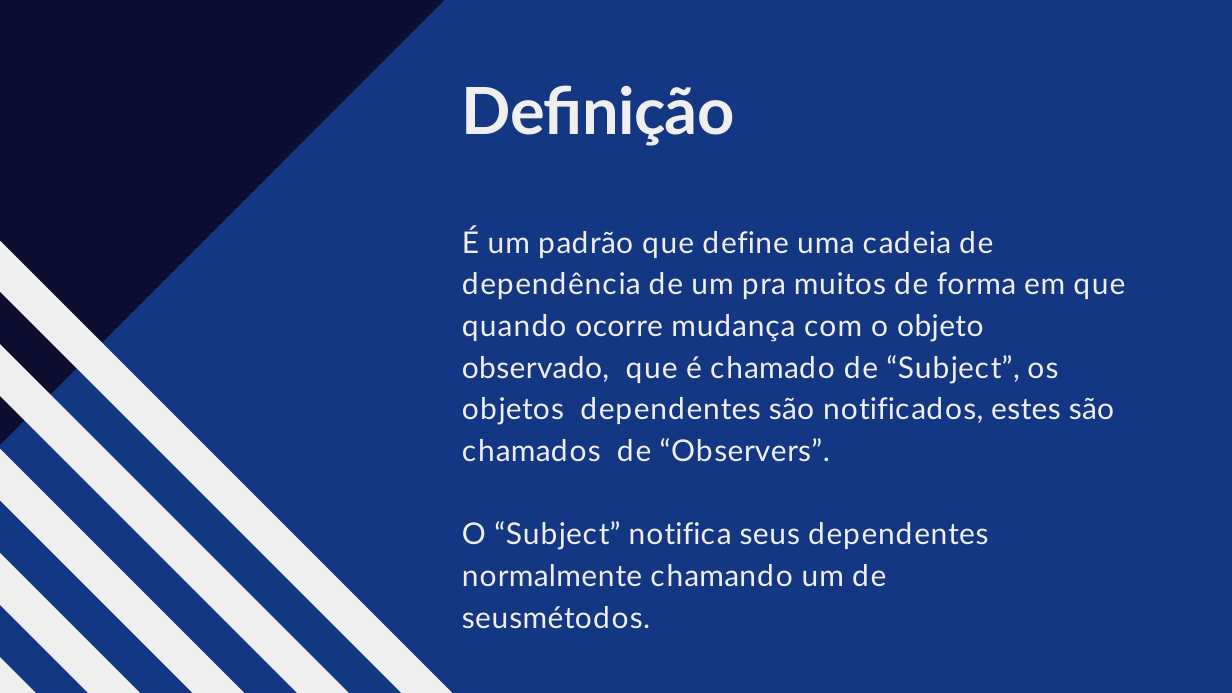
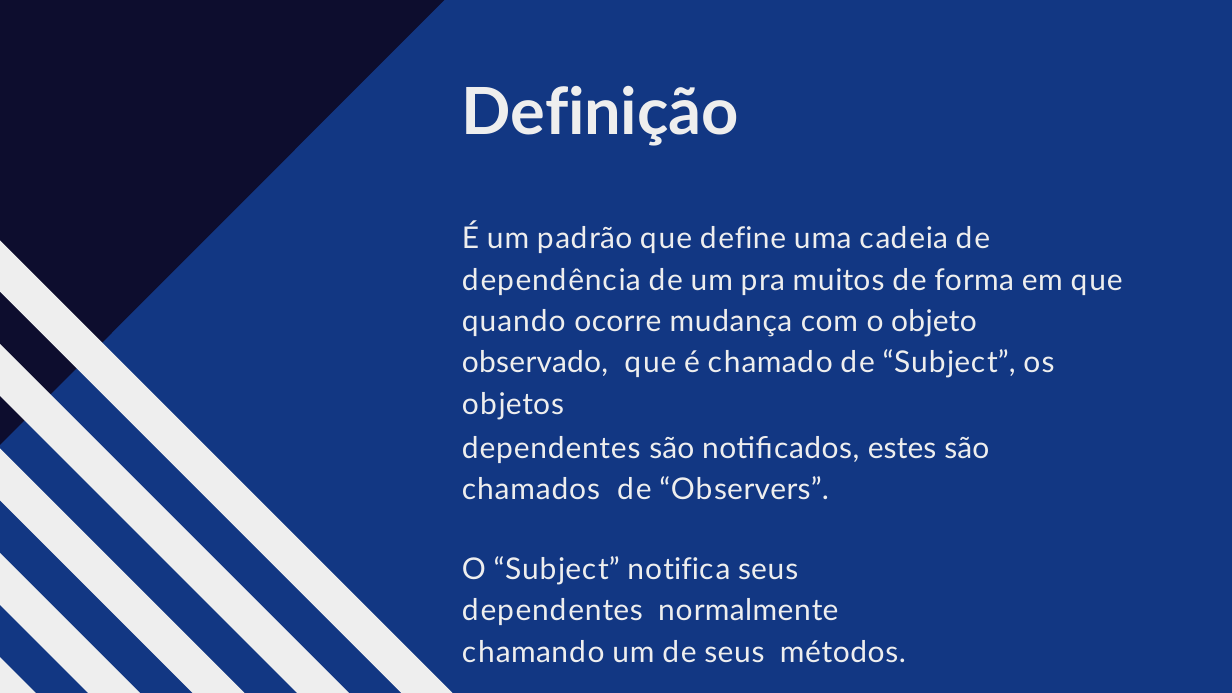
Before and after one commit to GabrielAL4/observer-pattern, a slide deck: slide 2 of Padrão Observer - Design Pattern.pptx. Drawn at 1232x693 pixels with LibreOffice and Linux fonts; fonts in the diff are those of the drawing. Boxes give left, top, right and bottom in pixels: in the first picture for what was removed or moved away, otherwise in the second. Text is boxed around its words. In the diff, an @@ line names an element or a change of style, - is before the commit and + after.

```diff
--- a/Padrão Observer - Design Pattern.pptx
+++ b/Padrão Observer - Design Pattern.pptx
@@ freeform shape at (x1=0, y1=0, x2=1232, y2=693): fill #133783 to #123783; outline redrawn @@
@@ title "Definição" at (x1=462, y1=86, x2=739, y2=146): text colour #EFEFEF to #EEEEEE; letter spacing -0.8 to -0.7 pt, letter spacing -0.8 to -0.9 pt, letter spacing -0.8 to 0.1 pt in "Definição" @@
@@ text at (x1=462, y1=222, x2=1123, y2=625): text changed; text colour #EFEFEF to #EEEEEE @@
-É um padrão que define uma cadeia de dependência de um pra muitos de forma em que quando ocorre mudança com o objeto observado, que é chamado de “Subject”, os objetos dependentes são notificados, estes são chamados de “Observers”.
-O “Subject” notifica seus dependentes normalmente chamando um de seusmétodos.
+É um padrão que define uma cadeia de
+dependência de um pra muitos de forma em que quando ocorre mudança com o objeto observado, que é chamado de “Subject”, os objetos
+dependentes são notificados, estes são chamados de “Observers”.
+O “Subject” notifica seus dependentes normalmente chamando um de seus métodos.
```
Also in this commit, not shown: 11 other slides changed, 1 other file.
